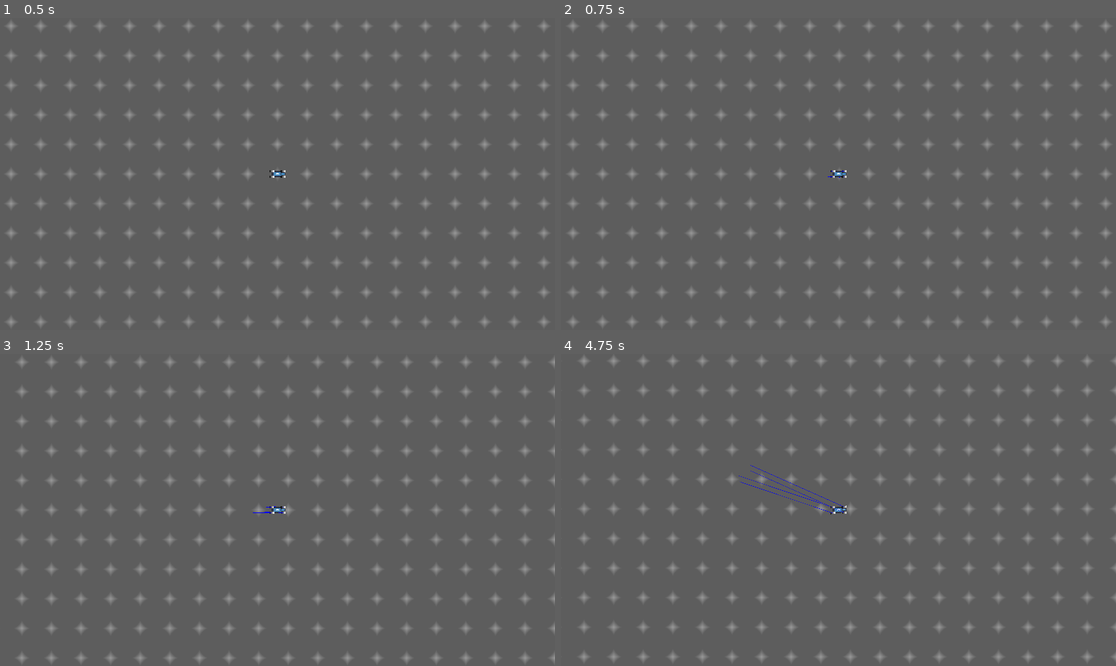
Above: before the commit, frames 1-4 (two rows, left to right).
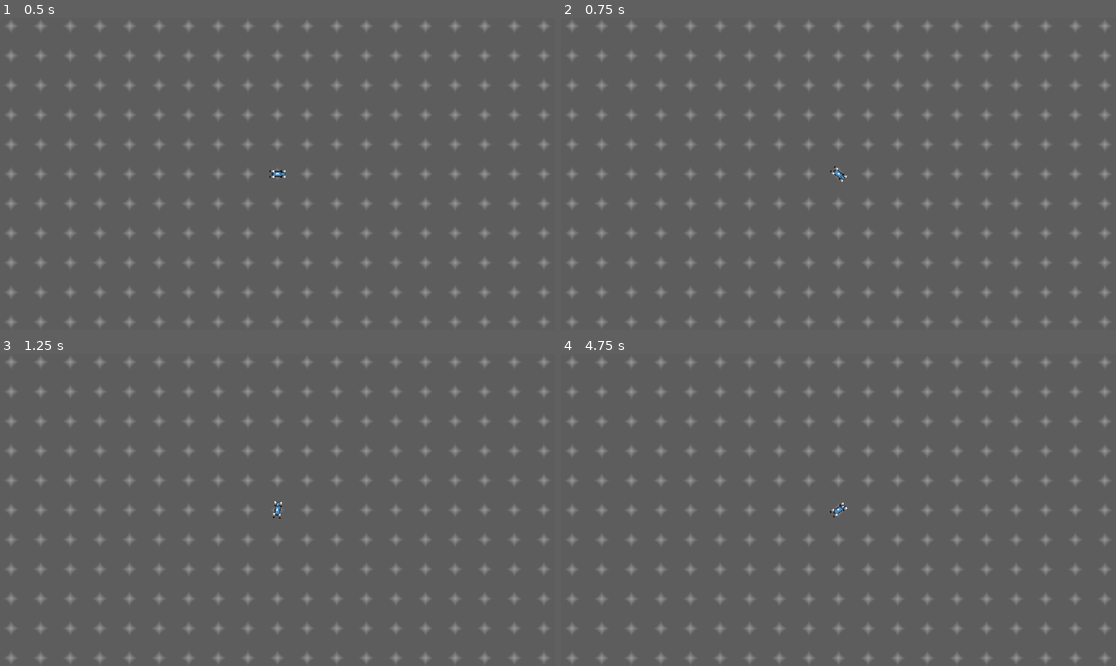
Above: after the commit, the same moments.

Repository: TeddySauyet/AIDriver
Game: Godot game, scene res://src/car/tests/infini_test.tscn
Same seed, same stepped clock (60 frames per second), same inputs: the game is played once before the commit and once after it. The project has no main scene, so this scene is started directly. The engine's default icon, where the game draws it, is replaced by a stand-in: a white triangle on a blue panel in a dark square.
Inputs:
- Up to frame 1 (0.5 s): no input
- Up to frame 2 (0.75 s): tap Enter at 0.5 s; hold Space (backup) from 0.53 s (still down); tap A (a) at 0.6 s
- Up to frame 3 (1.25 s): keep holding Space (backup); tap D (d) at 0.8 s
- Up to frame 4 (4.75 s): keep holding Space (backup); tap D (d) at 1.35, 3.8, 4.35 s; tap S (s) at 1.55, 4.55 s; hold S (s) 2.03-2.78 s; tap W (w) at 2.3, 2.85 s; tap A (a) at 3.05, 3.6 s

Frame 1 is identical in both runs. In frame 2, less than 0.1% of the frame differs, in the area x 48-52%, y 47-53%; in frame 3, 8.5%; in frame 4, 8.7%, in the area x 1-100%, y 0-99%.

Commit message:
Some stuff about doing car physics. More work needed.

Diff:
--- a/src/car/car.gd
+++ b/src/car/car.gd
@@ -1,5 +1,5 @@
 class_name Car
-extends RigidBody2D
+extends CharacterBody2D
 
 @onready var wheel_df : Wheel = %Wheel_DF
 @onready var wheel_dr : Wheel = %Wheel_DR
@@ -8,6 +8,8 @@
 
 var driving_force : float = 20000
 var braking_force : float = 200000
+var mass = 40000.0
+var angular_inertia = 400.0
 
 var wasd_turn_angle := 20 * PI/180.0
 
@@ -16,6 +18,10 @@
 @onready var wheels : Array[Wheel] = [wheel_df,wheel_dr,wheel_pf,wheel_pr]
 @onready var front_wheels : Array[Wheel] = [wheel_df,wheel_pf]
 @onready var back_wheels : Array[Wheel] = [wheel_dr,wheel_pr]
+
+
+var linear_velocity : Vector2 = Vector2.ZERO
+var angular_velocity : float = 0.0
 
 func _physics_process(delta):
 	var driving = Input.get_action_strength('w') * driving_force
@@ -53,9 +59,19 @@
 	for f in total_forces:
 		s = s + str(f.angle()*180/PI) + ',' + str(f.length()) + '|'
 	#print(transform.x.angle()*180/PI,'|',linear_velocity.angle()*180/PI,s)
+	#print(s)
+	var total_force := Vector2.ZERO
+	var total_torque := 0.0
+
 
 	for idx in [0,1,2,3]:
-		apply_force(total_forces[idx],locations[idx])
+		#apply_force(total_forces[idx],locations[idx])
+		total_force += total_forces[idx]
+		total_torque += total_forces[idx].project(locations[idx].rotated(PI/2)).length()
+
+	rotation += total_torque/angular_inertia
+	linear_velocity += total_force/mass*delta
+	move_and_collide(linear_velocity*delta)
 
 	#apply_force(-linear_velocity.normalized()*drag*linear_velocity.length_squared())
 	#apply_torque(10)
--- a/src/car/car.tscn
+++ b/src/car/car.tscn
@@ -6,9 +6,7 @@
 [sub_resource type="RectangleShape2D" id="RectangleShape2D_8x0l0"]
 size = Vector2(40, 20)
 
-[node name="Car" type="RigidBody2D"]
-mass = 400.0
-gravity_scale = 0.0
+[node name="Car" type="CharacterBody2D"]
 script = ExtResource("1_8gwus")
 
 [node name="Wheel_DF" parent="." instance=ExtResource("2_olv8x")]
--- a/src/car/wheel.gd
+++ b/src/car/wheel.gd
@@ -51,8 +51,8 @@
 		var friction := -velocity.project(orientation)*rolling_friction
 		var driving := orientation * driving_force
 		var braking := -orientation * applied_braking
-		if velocity.length() < braking.length():
-			braking = braking.normalized()*velocity.length()
+		if velocity.length() < braking.length()*mass:
+			braking = braking.normalized()*velocity.length()*mass
 		#print(velocity,'|',braking,'|',driving)
 		#print(transverse_force,'|',friction,'|',driving,'|',braking,'|',velocity)
 		result = transverse_force + friction + driving + braking
